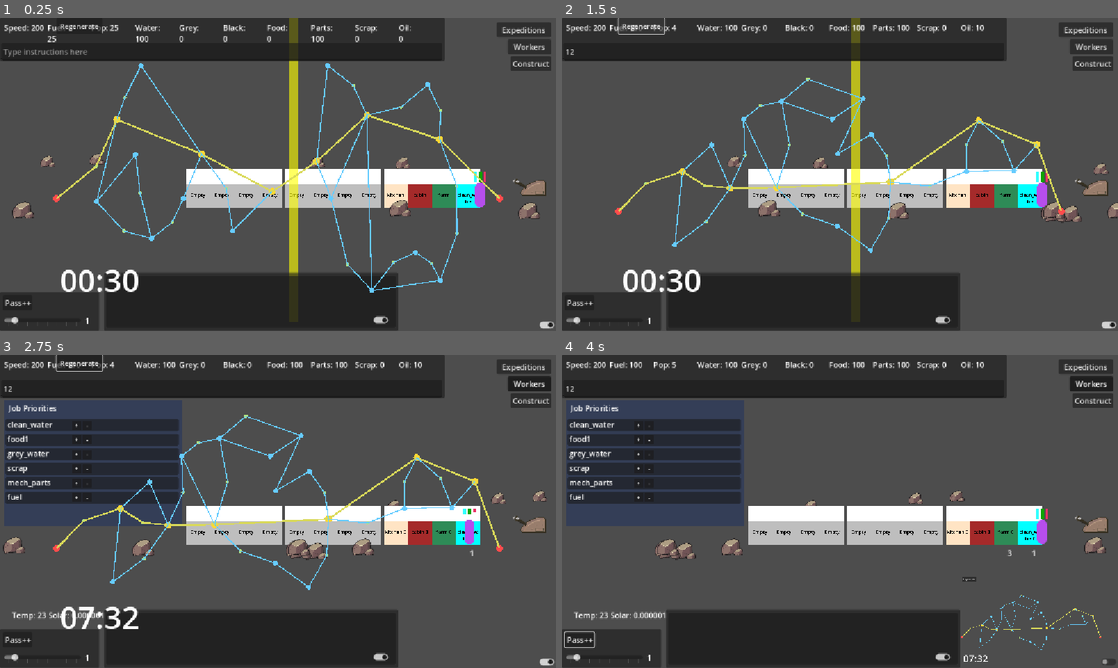
Above: before the commit, frames 1-4 (two rows, left to right).
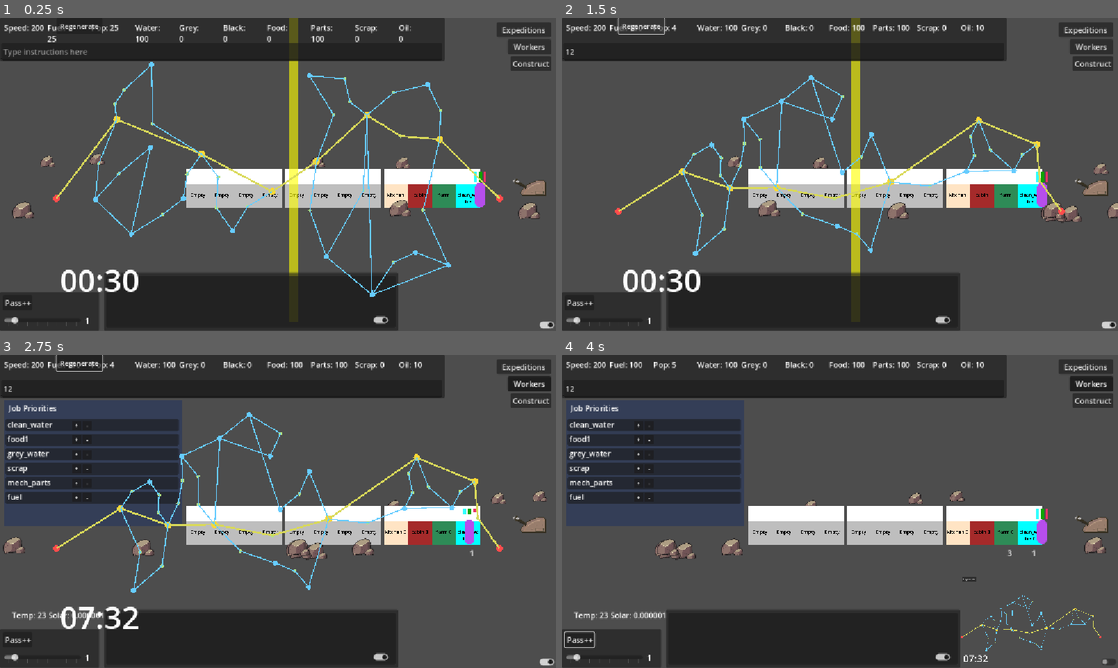
Above: after the commit, the same moments.

Repository: Sphinx111/ed_and_morgs_train_builder
Game: Godot game, scene res://Scenes/traincar.tscn
The game is run twice, just before and just after one commit, with the same random seed, the same clock (stepped at 60 frames per second) and the same inputs.
Inputs (mouse positions are in pixels of both pictures, inside the frame that each line leads up to):
- Up to frame 1 (0.25 s): no input
- Up to frame 2 (1.5 s): click (784, 52) at 0.52 s; type "12" at 0.6 s; click "Regenerate" at 1.25 s
- Up to frame 3 (2.75 s): click "Workers" at 2 s
- Up to frame 4 (4 s): click "Pass++" at 2.75 s; click (1106, 661) at 3.5 s

The runs differ from the first frame. In frame 1, 2.3% of the frame differs, in the area x 10-83%, y 14-90%; in frame 2, 1.8%; in frame 3, 1.9%; in frame 4, 0.2%.

Commit message:
Better village distribution
Villages distributed more randomly.
Fewer crossed routes.
MapGeneration time can reach 2 seconds with bad luck.

Diff:
--- a/MapGenerator.gd
+++ b/MapGenerator.gd
@@ -16,18 +16,21 @@
 
 @export var min_distance: float = 80.0
 @export var town_min_distance: float = 80.0
+@export var village_min_distance: float = 30.0
 @export var min_horizontal_distance: float = 70.0
 @export var placement_passes: int = 20
 @export var towns_per_branch: int = 6 ## Target number of towns in each branch chain
 @export var sharp_angle_threshold: float = 45.0 ## Minimum allowed angle in degrees between edges at a node
-@export var village_variability: float = 0.35 ## Random variation when distributing villages across branch edges
+@export var village_variability: float = 0.2 ## Random variation applied to each branch's share of the village budget
 @export var village_edge_offset_ratio: float = 0.12 ## Perpendicular kink offset as a fraction of edge length
-@export var min_edge_length_for_village: float = 60.0
-@export var max_trunk_villages: int = 2
+@export var min_edge_length_for_village: float = 40.0
+@export var max_trunk_villages: int = 5
+@export var max_villages_per_branch: int = 4 ## Maximum villages placed on each town branch chain
 
 const SHARP_ANGLE_MOVE_STEP: float = 8.0
 const SHARP_ANGLE_MAX_STEPS: int = 10
 const SHARP_ANGLE_MAX_PASSES: int = 4
+const EDGE_CROSSING_MAX_PASSES: int = 12
 
 var allNodes: Array[MapLocation] = []
 var mapSize: Vector2 = Vector2(1024, 724)
@@ -35,6 +38,7 @@
 @export var city_vertical_band: float = 0.4 ## Middle fraction of map height for cities and loopers
 @export var town_vertical_band: float = 0.7 ## Middle fraction of map height for towns
 var looper_height_helper: float = 0.0
+var _town_branches: Array[TownChain] = []
 
 
 func _ready() -> void:
@@ -49,6 +53,7 @@
 	second_pass()
 	third_pass()
 	_resolve_sharp_angles()
+	_resolve_edge_crossings()
 	var elapsed_ms: int = Time.get_ticks_msec() - start_time_ms
 	print("MapGenerator.regenerate_map took %d ms" % elapsed_ms)
 
@@ -85,6 +90,7 @@
 # --- Pass two: town branches off the main city spine --------------------------------------------
 
 func second_pass() -> void:
+	_town_branches.clear()
 	var towns: Array[MapLocation] = _place_all_towns()
 	if towns.is_empty():
 		return
@@ -96,6 +102,7 @@
 
 	var branches: Array[TownChain] = _build_town_branches(towns, main_route, cities)
 	_sort_branches_for_connection(branches)
+	_town_branches = branches
 	for branch in branches:
 		_connect_town_branch(branch)
 
@@ -334,13 +341,9 @@
 		return
 
 	var trunk_edges: Array[MapGraphEdge] = []
-	var branch_edges: Array[MapGraphEdge] = []
-
 	for edge in _get_village_candidate_edges():
 		if edge.type == MapGraphEdge.EdgeType.TRUNK:
 			trunk_edges.append(edge)
-		else:
-			branch_edges.append(edge)
 
 	var trunk_village_count: int = _get_trunk_village_count(trunk_edges.size())
 	var branch_village_count: int = numOfVillages - trunk_village_count
@@ -348,16 +351,18 @@
 	var trunk_allocations: Array[int] = _allocate_villages_to_edges(
 		trunk_edges,
 		trunk_village_count,
-		0.0
-	)
-	var branch_allocations: Array[int] = _allocate_villages_to_edges(
-		branch_edges,
+		0.0,
+		1
+	)
+	_apply_village_allocations(trunk_edges, trunk_allocations)
+
+	var branch_allocations: Array[int] = _allocate_villages_to_branches(
+		_town_branches,
 		branch_village_count,
 		village_variability
 	)
-
-	_apply_village_allocations(trunk_edges, trunk_allocations)
-	_apply_village_allocations(branch_edges, branch_allocations)
+	for branch_index in range(_town_branches.size()):
+		_place_villages_on_town_branch(_town_branches[branch_index], branch_allocations[branch_index])
 
 
 func _get_village_candidate_edges() -> Array[MapGraphEdge]:
@@ -391,41 +396,206 @@
 func _allocate_villages_to_edges(
 	edges: Array[MapGraphEdge],
 	total_villages: int,
+	variability: float,
+	max_per_edge: int
+) -> Array[int]:
+	return _allocate_villages_with_average(edges.size(), total_villages, variability, max_per_edge)
+
+
+func _allocate_villages_to_branches(
+	branches: Array[TownChain],
+	total_villages: int,
 	variability: float
 ) -> Array[int]:
+	return _allocate_villages_with_average(
+		branches.size(),
+		total_villages,
+		variability,
+		max_villages_per_branch
+	)
+
+
+func _allocate_villages_with_average(
+	slot_count: int,
+	total_villages: int,
+	variability: float,
+	max_per_slot: int
+) -> Array[int]:
 	var allocations: Array[int] = []
-	if edges.is_empty() or total_villages <= 0:
+	if slot_count <= 0 or total_villages <= 0 or max_per_slot <= 0:
 		return allocations
 
-	var weights: Array[float] = []
-	var weight_sum: float = 0.0
+	for _slot_index in range(slot_count):
+		allocations.append(0)
+
+	var average_per_slot: float = float(total_villages) / float(slot_count)
+	for slot_index in range(slot_count):
+		var modifier: float = 1.0 + randf_range(-variability, variability)
+		var slot_target: int = int(round(average_per_slot * modifier))
+		allocations[slot_index] = clampi(slot_target, 0, max_per_slot)
+
+	_normalize_village_allocations(allocations, total_villages, max_per_slot)
+	return allocations
+
+
+func _normalize_village_allocations(
+	allocations: Array[int],
+	target_total: int,
+	max_per_slot: int
+) -> void:
+	var current_total: int = 0
+	for allocation in allocations:
+		current_total += allocation
+
+	var difference: int = target_total - current_total
+	if difference == 0:
+		return
+
+	var slot_order: Array[int] = []
+	for slot_index in range(allocations.size()):
+		slot_order.append(slot_index)
+	slot_order.shuffle()
+
+	while difference > 0:
+		var adjusted: bool = false
+		for slot_index in slot_order:
+			if allocations[slot_index] >= max_per_slot:
+				continue
+			allocations[slot_index] += 1
+			difference -= 1
+			adjusted = true
+			if difference == 0:
+				break
+		if not adjusted:
+			break
+
+	while difference < 0:
+		var adjusted: bool = false
+		for slot_index in slot_order:
+			if allocations[slot_index] <= 0:
+				continue
+			allocations[slot_index] -= 1
+			difference += 1
+			adjusted = true
+			if difference == 0:
+				break
+		if not adjusted:
+			break
+
+
+func _place_villages_on_town_branch(branch: TownChain, village_count: int) -> void:
+	if branch == null or village_count <= 0:
+		return
+
+	var base_route: Array[MapLocation] = _get_branch_route(branch)
+	if base_route.size() < 2:
+		return
+
+	var segment_count: int = base_route.size() - 1
+	var segment_allocations: Array[int] = _allocate_villages_with_average(
+		segment_count,
+		village_count,
+		village_variability,
+		max_villages_per_branch
+	)
+
+	for segment_index in range(segment_count):
+		var villages_for_segment: int = segment_allocations[segment_index]
+		if villages_for_segment <= 0:
+			continue
+
+		var segment_edges: Array[MapGraphEdge] = _get_connecting_branch_edges(
+			base_route[segment_index],
+			base_route[segment_index + 1]
+		)
+		var target_edge: MapGraphEdge = _find_longest_edge(segment_edges)
+		if target_edge == null:
+			continue
+
+		_try_insert_villages_on_edge(target_edge, villages_for_segment)
+
+
+func _find_longest_edge(edges: Array[MapGraphEdge]) -> MapGraphEdge:
+	var best_edge: MapGraphEdge = null
+	var best_length: float = -1.0
+
 	for edge in edges:
-		var weight: float = maxf(0.1, 1.0 + randf_range(-variability, variability))
-		weights.append(weight)
-		weight_sum += weight
-
-	var assigned_villages: int = 0
-	for weight_index in range(edges.size()):
-		var village_count: int = int(floor(float(total_villages) * weights[weight_index] / weight_sum))
-		allocations.append(village_count)
-		assigned_villages += village_count
-
-	var remaining_villages: int = total_villages - assigned_villages
-	var edge_order: Array[int] = []
-	for edge_index in range(edges.size()):
-		edge_order.append(edge_index)
-	edge_order.sort_custom(func(left_index: int, right_index: int) -> bool:
-		return weights[left_index] > weights[right_index]
-	)
-
-	var order_index: int = 0
-	while remaining_villages > 0:
-		var edge_index: int = edge_order[order_index % edge_order.size()]
-		allocations[edge_index] += 1
-		remaining_villages -= 1
-		order_index += 1
-
-	return allocations
+		if edge == null or not is_instance_valid(edge):
+			continue
+		var edge_length: float = edge.node1.position.distance_to(edge.node2.position)
+		if edge_length < min_edge_length_for_village:
+			continue
+		if edge_length <= best_length:
+			continue
+		best_length = edge_length
+		best_edge = edge
+
+	return best_edge
+
+
+func _try_insert_villages_on_edge(edge: MapGraphEdge, village_count: int) -> void:
+	var villages_to_place: int = mini(
+		village_count,
+		_get_max_villages_for_edge(edge, max_villages_per_branch)
+	)
+	while villages_to_place > 0:
+		if _insert_villages_on_edge(edge, villages_to_place) > 0:
+			return
+		villages_to_place -= 1
+
+
+func _get_connecting_branch_edges(from_node: MapLocation, to_node: MapLocation) -> Array[MapGraphEdge]:
+	var direct_edge: MapGraphEdge = _find_edge_between(from_node, to_node)
+	if direct_edge != null:
+		return [direct_edge]
+	return _find_branch_path_edges(from_node, to_node)
+
+
+func _find_edge_between(first_node: MapLocation, second_node: MapLocation) -> MapGraphEdge:
+	for edge in first_node.edges:
+		if edge.node1 == second_node or edge.node2 == second_node:
+			return edge
+	return null
+
+
+func _find_branch_path_edges(from_node: MapLocation, to_node: MapLocation) -> Array[MapGraphEdge]:
+	var visited: Dictionary = {}
+	visited[from_node] = true
+	var queue: Array = [[from_node, []]]
+
+	while not queue.is_empty():
+		var item: Array = queue.pop_front()
+		var current_node: MapLocation = item[0]
+		var path_edges: Array = item[1]
+
+		if current_node == to_node:
+			var result: Array[MapGraphEdge] = []
+			for path_edge in path_edges:
+				result.append(path_edge as MapGraphEdge)
+			return result
+
+		for edge in current_node.edges:
+			if edge.type != MapGraphEdge.EdgeType.BRANCH:
+				continue
+
+			var other_node: MapLocation = edge.node1
+			if other_node == current_node:
+				other_node = edge.node2
+			if visited.has(other_node):
+				continue
+
+			visited[other_node] = true
+			var next_path: Array = path_edges.duplicate()
+			next_path.append(edge)
+			queue.append([other_node, next_path])
+
+	return []
+
+
+func _get_max_villages_for_edge(edge: MapGraphEdge, max_per_edge: int) -> int:
+	var edge_length: float = edge.node1.position.distance_to(edge.node2.position)
+	var length_cap: int = maxi(1, int(edge_length / village_min_distance) - 1)
+	return mini(max_per_edge, length_cap)
 
 
 func _apply_village_allocations(edges: Array[MapGraphEdge], allocations: Array[int]) -> void:
@@ -483,8 +653,8 @@
 	var perpendicular: Vector2 = Vector2(-edge_direction.y, edge_direction.x)
 	var edge_length: float = start_pos.distance_to(end_pos)
 	var offset_amount: float = clampf(
-		edge_length * village_edge_offset_ratio,
-		8.0,
+		edge_length * village_edge_offset_ratio / maxf(1.0, float(village_count) * 0.75),
+		6.0,
 		40.0
 	)
 	var offset_side: float = 1.0 if randf() > 0.5 else -1.0
@@ -502,7 +672,9 @@
 
 		village_pos = _clamp_to_map(village_pos)
 		if not _is_far_enough_for_village(village_pos, [node_a, node_b], positions):
-			return []
+			if positions.is_empty():
+				return []
+			break
 
 		positions.append(village_pos)
 		offset_side *= -1.0
@@ -586,11 +758,11 @@
 			and map_node.type != MapLocation.VILLAGE
 		):
 			continue
-		if pos.distance_to(map_node.position) < min_distance:
+		if pos.distance_to(map_node.position) < village_min_distance:
 			return false
 
 	for pending_pos in pending_positions:
-		if pos.distance_to(pending_pos) < min_distance:
+		if pos.distance_to(pending_pos) < village_min_distance:
 			return false
 
 	return true
@@ -860,6 +1032,156 @@
 		edge.update_line()
 
 
+# --- Edge crossing cleanup -----------------------------------------------------------------------
+
+func _resolve_edge_crossings() -> void:
+	for _pass_index in range(EDGE_CROSSING_MAX_PASSES):
+		var crossing_pair: Array = _find_first_crossing_edge_pair()
+		if crossing_pair.is_empty():
+			break
+		if _try_resolve_crossing_with_villages(crossing_pair[0], crossing_pair[1]):
+			continue
+		break
+
+
+func _find_first_crossing_edge_pair() -> Array:
+	var edges: Array[MapGraphEdge] = _get_all_edges()
+	for first_index in range(edges.size()):
+		for second_index in range(first_index + 1, edges.size()):
+			var first_edge: MapGraphEdge = edges[first_index]
+			var second_edge: MapGraphEdge = edges[second_index]
+			if _edges_share_node(first_edge, second_edge):
+				continue
+			if _edge_pair_crosses(first_edge, second_edge):
+				return [first_edge, second_edge]
+	return []
+
+
+func _edges_share_node(first_edge: MapGraphEdge, second_edge: MapGraphEdge) -> bool:
+	return (
+		first_edge.node1 == second_edge.node1
+		or first_edge.node1 == second_edge.node2
+		or first_edge.node2 == second_edge.node1
+		or first_edge.node2 == second_edge.node2
+	)
+
+
+func _edge_pair_crosses(first_edge: MapGraphEdge, second_edge: MapGraphEdge) -> bool:
+	return _segments_intersect(
+		first_edge.node1.position,
+		first_edge.node2.position,
+		second_edge.node1.position,
+		second_edge.node2.position
+	)
+
+
+func _count_edge_crossings() -> int:
+	var crossing_count: int = 0
+	var edges: Array[MapGraphEdge] = _get_all_edges()
+	for first_index in range(edges.size()):
+		for second_index in range(first_index + 1, edges.size()):
+			var first_edge: MapGraphEdge = edges[first_index]
+			var second_edge: MapGraphEdge = edges[second_index]
+			if _edges_share_node(first_edge, second_edge):
+				continue
+			if _edge_pair_crosses(first_edge, second_edge):
+				crossing_count += 1
+	return crossing_count
+
+
+func _try_resolve_crossing_with_villages(first_edge: MapGraphEdge, second_edge: MapGraphEdge) -> bool:
+	var villages: Array[MapLocation] = []
+	for village in _get_villages_on_edge(first_edge):
+		villages.append(village)
+	for village in _get_villages_on_edge(second_edge):
+		if villages.has(village):
+			continue
+		villages.append(village)
+
+	for village in villages:
+		if _try_move_village_to_reduce_crossings(village):
+			return true
+
+	for village in _get_village_nodes():
+		if villages.has(village):
+			continue
+		if _try_move_village_to_reduce_crossings(village):
+			return true
+
+	return false
+
+
+func _get_villages_on_edge(edge: MapGraphEdge) -> Array[MapLocation]:
+	var villages: Array[MapLocation] = []
+	for endpoint in [edge.node1, edge.node2]:
+		if endpoint.type == MapLocation.VILLAGE:
+			villages.append(endpoint)
+	return villages
+
+
+func _try_move_village_to_reduce_crossings(village: MapLocation) -> bool:
+	if village.type != MapLocation.VILLAGE:
+		return false
+
+	var original_position: Vector2 = village.position
+	var best_position: Vector2 = original_position
+	var best_crossing_count: int = _count_edge_crossings()
+
+	for candidate_position in _generate_village_uncross_candidates(village):
+		var clamped_position: Vector2 = _clamp_to_map(candidate_position)
+		if not _is_valid_village_move_position(village, clamped_position):
+			continue
+
+		village.position = clamped_position
+		_update_node_edges(village)
+		var crossing_count: int = _count_edge_crossings()
+		if crossing_count < best_crossing_count:
+			best_crossing_count = crossing_count
+			best_position = clamped_position
+		if best_crossing_count == 0:
+			break
+
+	village.position = best_position
+	_update_node_edges(village)
+	return not best_position.is_equal_approx(original_position)
+
+
+func _generate_village_uncross_candidates(village: MapLocation) -> Array[Vector2]:
+	var candidates: Array[Vector2] = []
+	var neighbors: Array[MapLocation] = _get_neighbor_nodes(village)
+	if neighbors.size() != 2:
+		return candidates
+
+	var first_neighbor_pos: Vector2 = neighbors[0].position
+	var second_neighbor_pos: Vector2 = neighbors[1].position
+	var edge_direction: Vector2 = (second_neighbor_pos - first_neighbor_pos).normalized()
+	var perpendicular: Vector2 = Vector2(-edge_direction.y, edge_direction.x)
+	var along_positions: Array[float] = [0.2, 0.33, 0.5, 0.66, 0.8]
+
+	for along_t in along_positions:
+		var on_edge_pos: Vector2 = first_neighbor_pos.lerp(second_neighbor_pos, along_t)
+		candidates.append(on_edge_pos)
+		for offset_amount in [8.0, 16.0, 24.0, 32.0, 40.0]:
+			candidates.append(on_edge_pos + perpendicular * offset_amount)
+			candidates.append(on_edge_pos - perpendicular * offset_amount)
+
+	for direction in [perpendicular, -perpendicular, edge_direction, -edge_direction]:
+		for step in range(1, SHARP_ANGLE_MAX_STEPS + 1):
+			candidates.append(
+				village.position + direction * SHARP_ANGLE_MOVE_STEP * float(step)
+			)
+
+	return candidates
+
+
+func _is_valid_village_move_position(village: MapLocation, candidate_position: Vector2) -> bool:
+	return _is_far_enough_for_village(
+		candidate_position,
+		_get_neighbor_nodes(village),
+		[]
+	)
+
+
 # --- Graph helpers -------------------------------------------------------------------------------
 
 func _add_map_node(map_node: MapLocation) -> void:
@@ -960,6 +1282,14 @@
 	return towns
 
 
+func _get_village_nodes() -> Array[MapLocation]:
+	var villages: Array[MapLocation] = []
+	for map_node in allNodes:
+		if map_node.type == MapLocation.VILLAGE:
+			villages.append(map_node)
+	return villages
+
+
 func _get_main_branch_cities() -> Array[MapLocation]:
 	return _sort_nodes_by_x(_get_city_nodes())
 
--- a/Scenes/world_map.tscn
+++ b/Scenes/world_map.tscn
@@ -251,7 +251,11 @@
 script = ExtResource("5_67byq")
 numOfTowns = 12
 numOfVillages = 20
+village_min_distance = null
 min_horizontal_distance = 100.0
+min_edge_length_for_village = 60.0
+max_trunk_villages = 2
+max_villages_per_branch = null
 metadata/_custom_type_script = "uid://xw62eb0m2po0"
 
 [connection signal="pressed" from="DebugRegenButton" to="MapGenerator" method="regenerate_map"]
